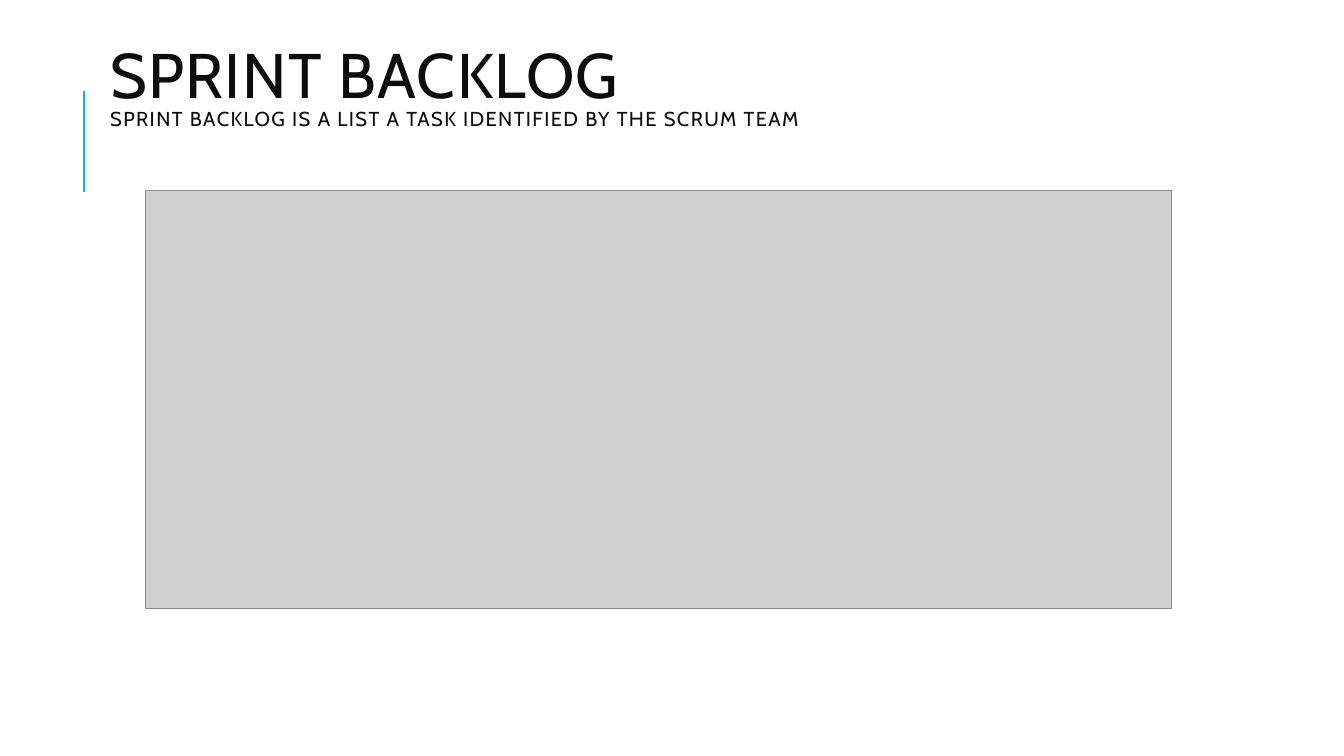
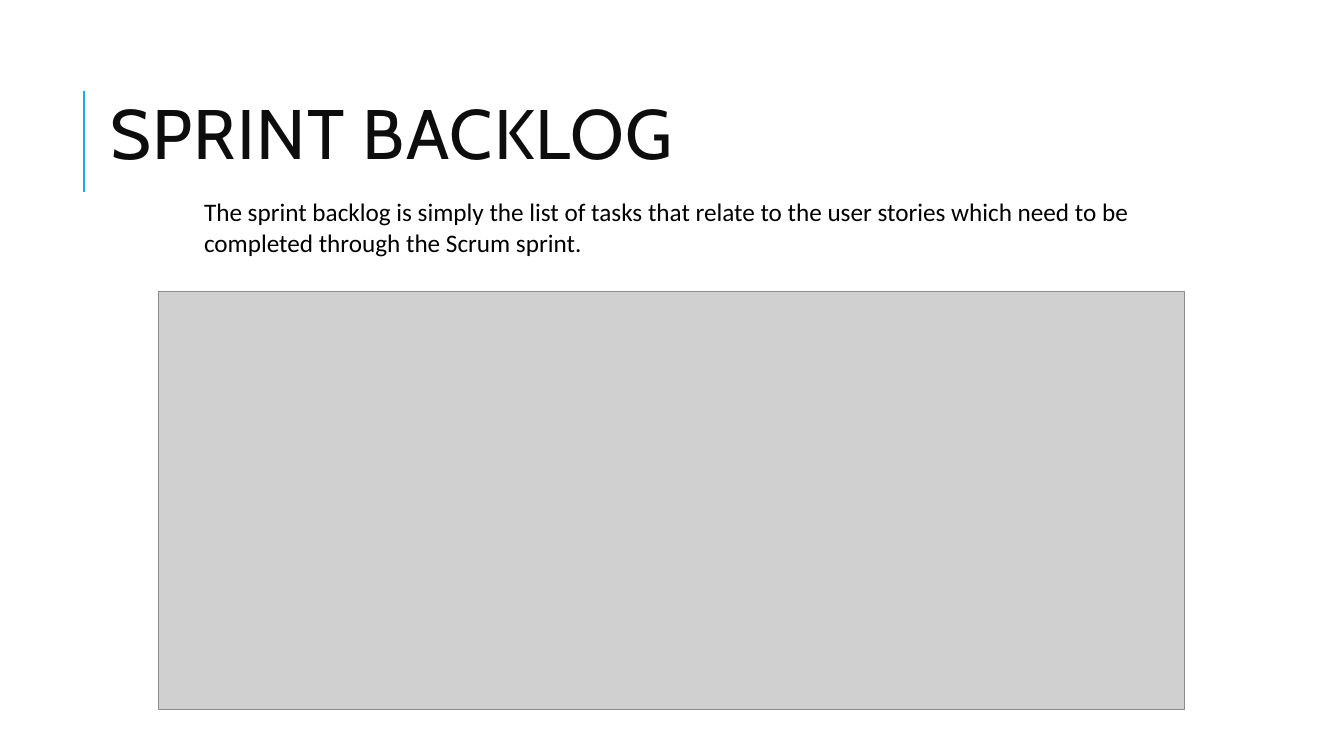
Before and after one commit to LukeTechnoUserOfficial/Software-Engineering-Project, a slide deck: slide 6 of Software Presentation.pptx (slide 11 before the commit). Drawn at 1344x756 pixels with LibreOffice and Linux fonts; fonts in the diff are those of the drawing; grey boxes stand for pictures. Boxes give left, top, right and bottom in pixels: in the first picture for what was removed or moved away, otherwise in the second. Text is boxed around its words. In the diff, an @@ line names an element or a change of style, - is before the commit and + after.

```diff
--- a/Software Presentation.pptx
+++ b/Software Presentation.pptx
@@ title at (110,109,673,160): text changed; size 14.4 to 50 pt @@
-SPRINT BACKLOG
-SPRINT BACKLOG IS A LIST A TASK IDENTIFIED BY THE SCRUM TEAM
+SPRINT BACKLOG
@@ text added at (204,203,1128,257), 18 pt, text #000000 @@
+The sprint backlog is simply the list of tasks that relate to the user stories which need to be completed through the Scrum sprint.
@@ picture: place and size @@
-picture at (145,191,1172,608)
+picture at (158,291,1185,709)
```
Also in this commit, not shown: 10 other slides changed, 2 slides added, 1 slide removed.
